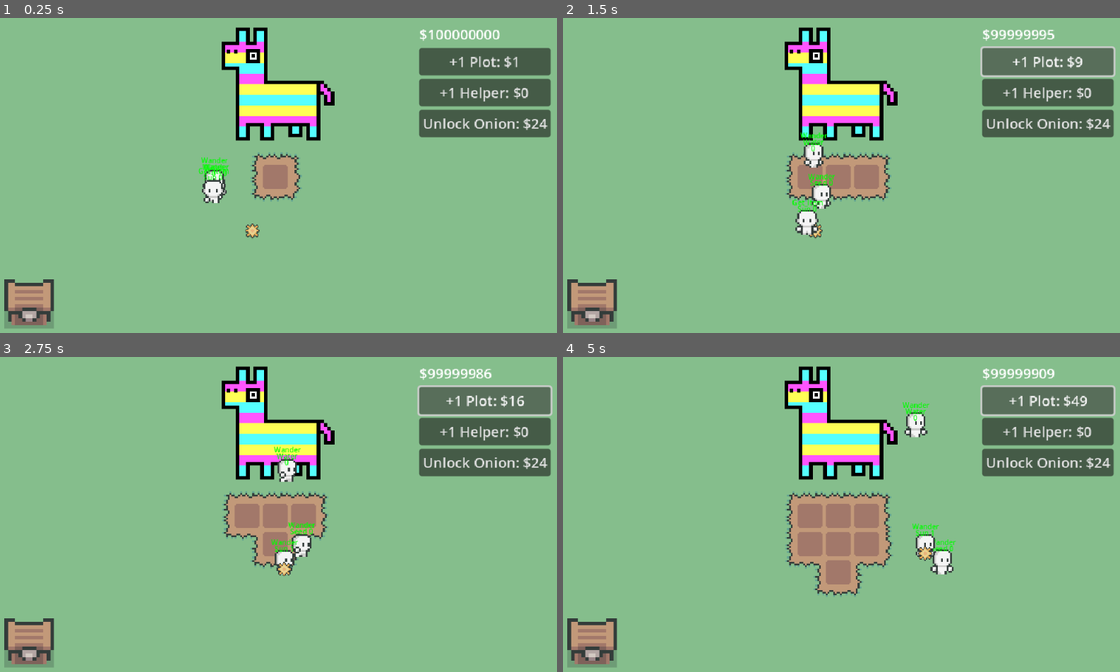
Above: before the commit, frames 1-4 (two rows, left to right).
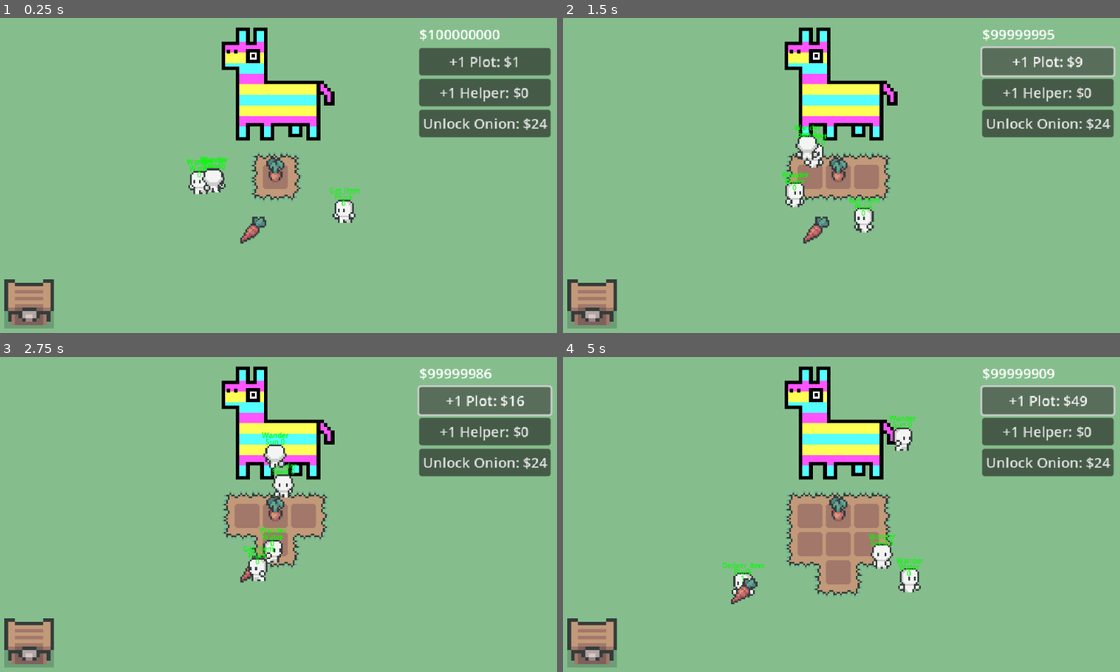
Above: after the commit, the same moments.

Repository: eric-marsh/farminata
Game: Godot game, scene res://scene/scene_switcher.tscn
The game is run twice, just before and just after one commit, with the same random seed, the same clock (stepped at 60 frames per second) and the same inputs. Sound files missing from this copy of the repository are replaced by a short silence.
Inputs:
- Up to frame 1 (0.25 s): no input
- Up to frame 2 (1.5 s): click "+1 Plot: $1" at 0.5 s; click "+1 Plot: $4" at 1.25 s
- Up to frame 3 (2.75 s): click "+1 Plot: $9" at 2 s
- Up to frame 4 (5 s): click "+1 Plot: $16" at 2.75 s; click "+1 Plot: $25" at 3.5 s; click "+1 Plot: $36" at 4.25 s

The runs differ from the first frame. In frame 1, 1.4% of the frame differs, in the area x 33-65%, y 43-72%; in frame 2, 2.0%; in frame 3, 2.2%; in frame 4, 2.6%, in the area x 28-71%, y 14-79%.

Commit message:
add pluck helpers

Diff:
--- a/scene/main.tscn
+++ b/scene/main.tscn
@@ -38,7 +38,7 @@
 
 [node name="Droppable" parent="Drops" instance=ExtResource("7_wscrc")]
 position = Vector2(294, 241)
-drop_type = 3
+drop_type = 5
 start_static = true
 
 [node name="Helpers" type="Node2D" parent="."]
@@ -55,6 +55,10 @@
 position = Vector2(243, 189)
 helper_type = 2
 
+[node name="Helper4" parent="Helpers" instance=ExtResource("8_k65ib")]
+position = Vector2(407, 216)
+helper_type = 3
+
 [node name="CanvasLayer" parent="." instance=ExtResource("5_0ha60")]
 
 [node name="Animations" type="Node2D" parent="."]
--- a/script/debug.gd
+++ b/script/debug.gd
@@ -8,7 +8,7 @@
 
 var DISABLE_SLOT_MACHINE:bool = true
 
-var ALL_FULL_CROPS_AT_START:bool = false
+var ALL_FULL_CROPS_AT_START:bool = true
 
 var DEBUG_ALWAYS_MUTE:bool = true
 
--- a/script/helper.gd
+++ b/script/helper.gd
@@ -38,35 +38,67 @@
 	if has_reached_target:
 		on_reaching_target_pos()
 
+	if state == Enum.Helper_State.Idle and Globals.Main and Globals.Main.global_timer % 20 == 0:
+		check_for_tasks_to_do()
+
 	if Debug.DEBUG_SHOW_HELPER_STATE:
 		$StateLabel.text = str(Util.get_helper_state_string(state), "\n", Util.get_helper_type_string(helper_type), " 1" if held_droppable != null else " 0")
 
 
+func on_idle() -> void:
+	if held_droppable:
+		var p = find_plot_for_droppable(held_droppable)
+		if p:
+			target_plot = p
+			target_pos = target_plot.global_position + target_plot.size / 2
+			set_state(Enum.Helper_State.Deliver_Item)
+			return
+	else:
+		var d = find_droppable_based_on_helper_type()
+		if d:
+			target_droppable = d
+			set_state(Enum.Helper_State.Get_Item)
+			return
+
+	set_state(Enum.Helper_State.Wander)
+
+func on_plucker_idle() -> void:
+	if !held_droppable:
+		# first, check for any produce on the ground
+		var d = find_droppable_based_on_helper_type()
+		if d:
+			target_droppable = d
+			set_state(Enum.Helper_State.Get_Item)
+			return
+		# otherwise, check for pluckable plot
+		var p:plot = Globals.PlotGrid.get_plot_that_needs_plucking()
+		if p:
+			target_plot = p
+			target_pos = target_plot.global_position + target_plot.size / 2
+			set_state(Enum.Helper_State.Pluck_Crop)
+			return
+	set_state(Enum.Helper_State.Wander)
+
+func check_for_tasks_to_do() -> void:
+	if helper_type == Enum.Helper_Type.Pluck:
+		on_plucker_idle()
+	else:
+		on_idle()
 
 func set_state(s: Enum.Helper_State) -> void:
 	state = s
-	print(Util.get_helper_state_string(state))
 	match(state):
 		Enum.Helper_State.Idle:
-			if held_droppable:
-				var p = find_plot_for_droppable(held_droppable)
-				if p:
-					target_plot = p
-					target_pos = target_plot.global_position + target_plot.size / 2
-					set_state(Enum.Helper_State.Deliver_Item)
-					return
-			else:
-				var d = find_droppable_based_on_helper_type()
-				if d:
-					target_droppable = d
-					set_state(Enum.Helper_State.Get_Item)
-					return
-			set_state(Enum.Helper_State.Wander)
+			check_for_tasks_to_do()
 		Enum.Helper_State.Wander:
 			target_pos = Util.random_visible_position()
 		Enum.Helper_State.Get_Item:
 			pass
 		Enum.Helper_State.Deliver_Item:
+			if helper_type == Enum.Helper_Type.Pluck and Globals.SellChestNode:
+				target_pos = Globals.SellChestNode.global_position + Vector2(32,-32)
+				return
+				#if is_held_item_produce and Globals.SellChestNode:
 			if Globals.PlotGrid:
 				var p = find_plot_for_droppable(held_droppable)
 				if p:
@@ -75,8 +107,64 @@
 					return
 			# finding plot failed. Wander until a new one comes up
 			set_state(Enum.Helper_State.Wander)
+		Enum.Helper_State.Pluck_Crop:
+			$HeldItem.visible = false
+			target_pos = target_plot.global_position + target_plot.size / 2
 		_:
 			pass
+
+
+func on_reaching_target_pos() -> void:
+	match(state):
+		Enum.Helper_State.Idle:
+			print("This should happen: Reached target as Idle")
+			return
+		Enum.Helper_State.Wander:
+			set_state(Enum.Helper_State.Idle) # helper checks for items when idle
+		Enum.Helper_State.Get_Item:
+			pick_up_droppable(target_droppable)
+			set_state(Enum.Helper_State.Deliver_Item)
+			return
+		Enum.Helper_State.Deliver_Item:
+			$HeldItem.visible = false
+			var d = DropUtil.spawn_droppable(held_droppable.drop_type, target_pos, Vector2.ZERO)
+			d.start_static = true
+			d.is_delivered = true
+			target_plot = null
+			held_droppable.delete()
+			held_droppable = null
+			set_state(Enum.Helper_State.Idle)
+			pass
+		Enum.Helper_State.Pluck_Crop:
+			target_plot.pluck_crop()
+			target_plot = null
+			set_state(Enum.Helper_State.Idle)
+		_:
+			pass
+
+func find_droppable_based_on_helper_type() -> droppable:
+	if !Globals.DropsNode:
+		return null
+	var d: droppable = null
+	match(helper_type):
+		Enum.Helper_Type.Seed:
+			d = Globals.DropsNode.get_droppable_of_type(Enum.Drop_Type.Carrot_Seed) #TODO: onion Seed
+		Enum.Helper_Type.Water:
+			d = Globals.DropsNode.get_droppable_of_type(Enum.Drop_Type.Water)
+		Enum.Helper_Type.Sun:
+			d = Globals.DropsNode.get_droppable_of_type(Enum.Drop_Type.Sun)
+		Enum.Helper_Type.Pluck:
+			d = Globals.DropsNode.get_droppable_of_type(Enum.Drop_Type.Carrot) #TODO: Onion
+	return d
+
+func pick_up_droppable(d: droppable) -> void:
+	held_droppable = d
+	d.is_held = true
+	$HeldItem.visible = true
+	$HeldItem.texture = d.get_node("Sprite2D").texture
+	#d.delete()
+	d.hide_droppable()
+	target_droppable = null
 
 func find_plot_for_droppable(d: droppable):
 	var p:plot = null
@@ -90,53 +178,6 @@
 		_:
 			pass
 	return p
-
-func on_reaching_target_pos() -> void:
-	match(state):
-		Enum.Helper_State.Idle:
-			print("This should happen: Reached target as Idle")
-			return
-		Enum.Helper_State.Wander:
-			set_state(Enum.Helper_State.Idle) # helper checks for items when idle
-		Enum.Helper_State.Get_Item:
-			pick_up_droppable(target_droppable)
-			set_state(Enum.Helper_State.Deliver_Item)
-			return
-		Enum.Helper_State.Deliver_Item:
-			$HeldItem.visible = false
-			var d = DropUtil.spawn_droppable(held_droppable.drop_type, target_pos, Vector2.ZERO)
-			d.start_static = true
-			d.is_delivered = true
-			target_plot = null
-			held_droppable.delete()
-			held_droppable = null
-			set_state(Enum.Helper_State.Idle)
-			pass
-		_:
-			pass
-
-func find_droppable_based_on_helper_type() -> droppable:
-	if !Globals.DropsNode:
-		return null
-	var d: droppable = null
-	match(helper_type):
-		Enum.Helper_Type.Seed:
-			d = Globals.DropsNode.get_droppable_of_type(Enum.Drop_Type.Carrot_Seed)
-		Enum.Helper_Type.Water:
-			d = Globals.DropsNode.get_droppable_of_type(Enum.Drop_Type.Water)
-		Enum.Helper_Type.Sun:
-			d = Globals.DropsNode.get_droppable_of_type(Enum.Drop_Type.Sun)
-	return d
-
-func pick_up_droppable(d: droppable) -> void:
-	held_droppable = d
-	d.is_held = true
-	$HeldItem.visible = true
-	$HeldItem.texture = d.get_node("Sprite2D").texture
-	#d.delete()
-	d.hide_droppable()
-	target_droppable = null
-	#target_droppable = null
 
 #func is_holding_item() -> bool:
 	#return $HeldItem.visible
--- a/script/plot_grid.gd
+++ b/script/plot_grid.gd
@@ -87,6 +87,15 @@
 			return c
 	return null
 
+func get_plot_that_needs_plucking() -> plot:
+	for c in get_children():
+		if !c is plot:
+			continue
+		if c.plot_growth_state == Enum.Plot_Growth_State.Full:
+			return c
+	return null
+
+
 var square_position_array: Array[Vector2] = [
 	Vector2(0, 0),
 	Vector2(1, 0),
